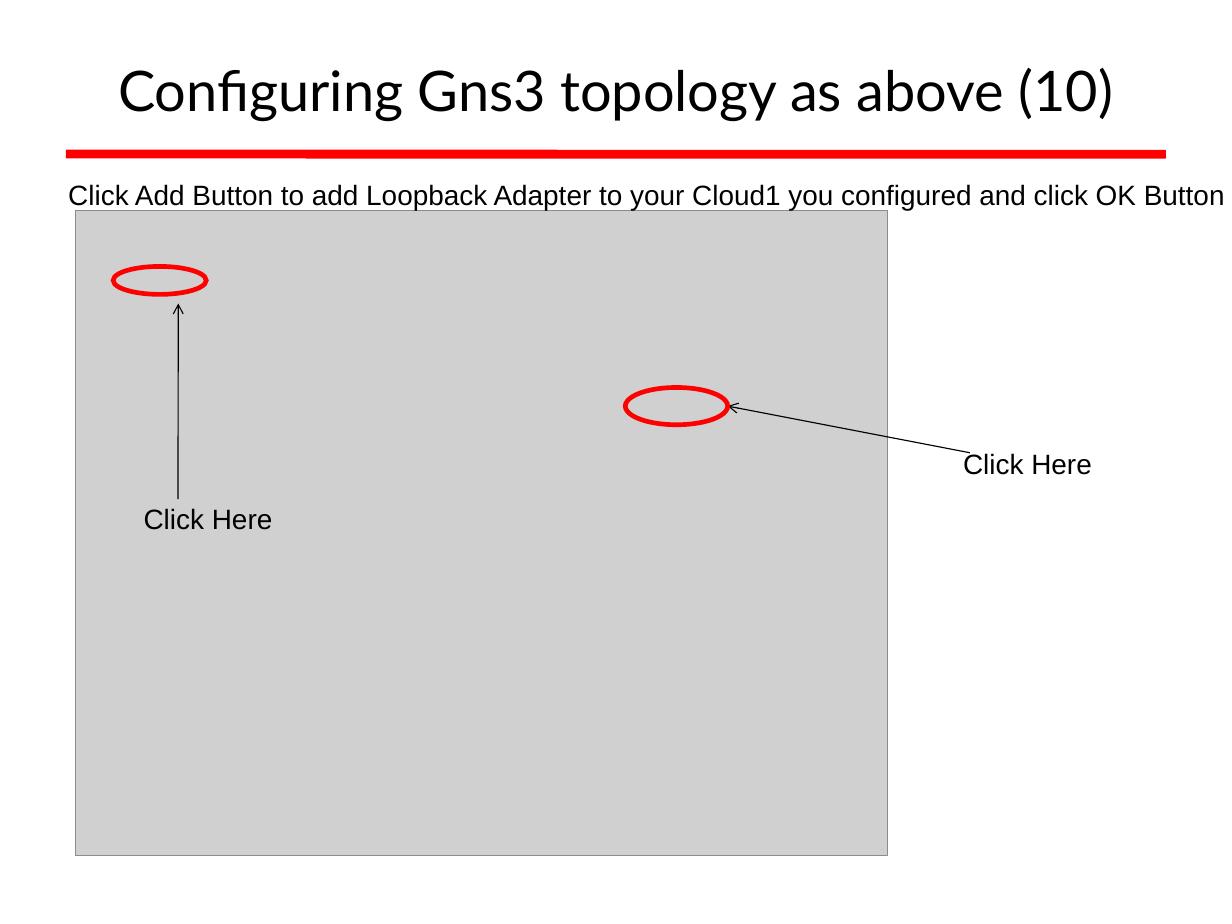
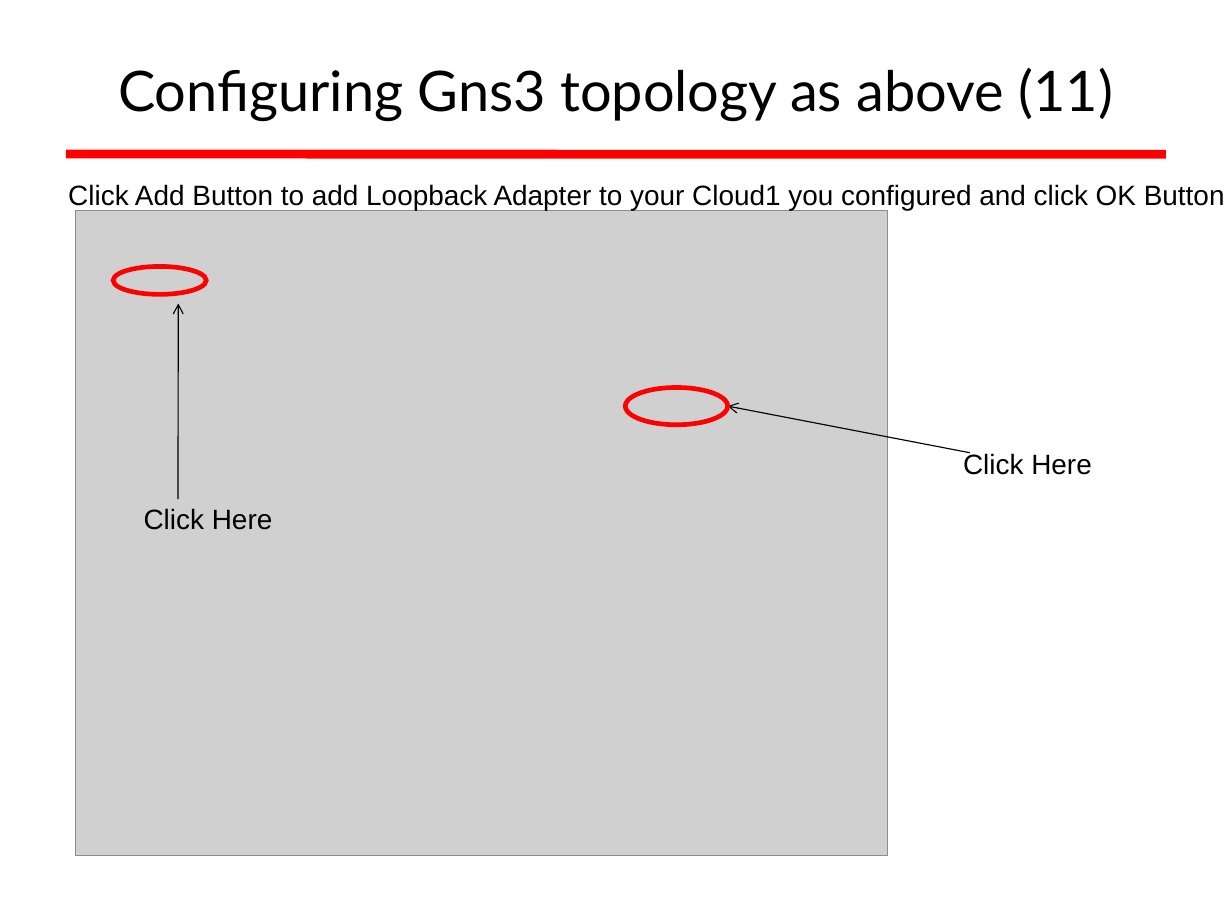
Before and after one commit to afnog/afnog.github.io, a slide deck: slide 64 of sse/radius/radius_presentation.ppt (slide 59 before the commit). Drawn at 1232x924 pixels with LibreOffice and Linux fonts; fonts in the diff are those of the drawing; grey boxes stand for pictures; background and template pictures are left out. Boxes give left, top, right and bottom in pixels: in the first picture for what was removed or moved away, otherwise in the second. Text is boxed around its words. In the diff, an @@ line names an element or a change of style, - is before the commit and + after.

```diff
--- a/sse/radius/radius_presentation.ppt
+++ b/sse/radius/radius_presentation.ppt
@@ title at (118, 68, 1113, 121): text changed @@
-Configuring Gns3 topology as above (10)
+Configuring Gns3 topology as above (11)
```
Also in this commit, not shown: 22 other slides changed, 7 slides added, 2 slides removed, 5 other files.
